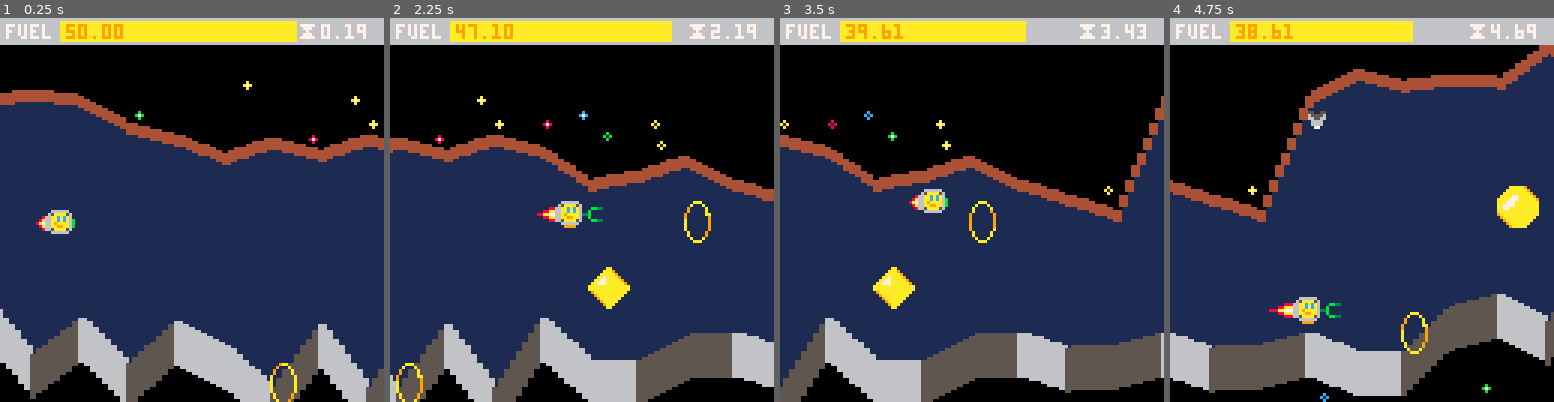
Above: before the commit, frames 1-4 (left to right).
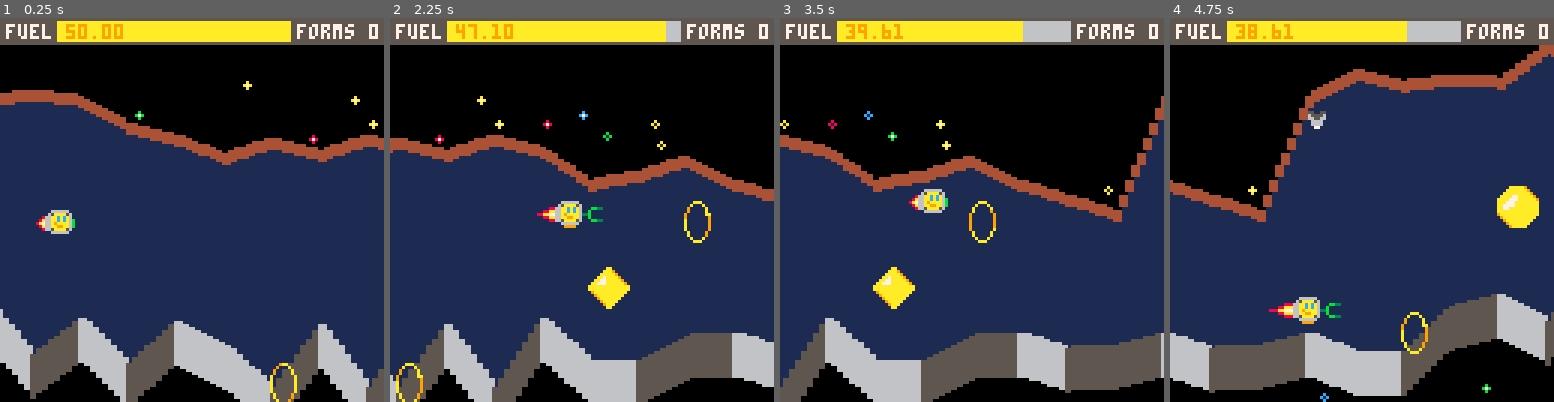
Above: after the commit, the same moments.

Repository: broquaint/pico8-carts
Game: PICO-8 cartridge eggjam3.p8
Same seed, same stepped clock (60 frames per second), same inputs: the game is played once before the commit and once after it.
Inputs:
- Up to frame 1 (0.25 s): no input
- Up to frame 2 (2.25 s): tap X (X key) at 0.33, 1.07, 1.85 s; tap O (Z key) at 0.7, 1.7, 2.1 s; hold Right 1.6-2.1 s; hold Up from 2.15 s (still down)
- Up to frame 3 (3.5 s): release Up at 2.42 s; hold Right 2.47-3.03 s; tap O (Z key) at 2.5, 2.9, 3.3 s; tap X (X key) at 2.97 s; hold Left from 3.08 s (still down)
- Up to frame 4 (4.75 s): release Left at 3.58 s; hold Down 3.63-3.97 s; tap O (Z key) at 3.7, 4.1, 4.5 s; hold Right 4.02-4.68 s; tap X (X key) at 4.08 s; hold Up from 4.73 s (still down)

The runs differ from the first frame. In frame 1, 3.4% of the frame differs, in the area x 0-100%, y 0-8%; in frame 2, 3.5%; in frame 3, 3.4%; in frame 4, 3.5%.

Commit message:
Minor UI rejig
With a view to displaying more text, who doesn't love reading?

Also collecting a form tops up the fuel.

Diff:
--- a/eggjam3.p8
+++ b/eggjam3.p8
@@ -327,7 +327,6 @@
             and (cy0 >= obj.y and cy1 <= (obj.y+obj.spr[4]+4)) then
                obj.collected = true
                collecting_form = obj
-               add(collected_forms, obj)
                player_speed_vert  = 0
                animate(function()
                      obj.dw = obj.spr[3]
@@ -341,6 +340,8 @@
                      end
                      obj.x = -1
                      collecting_form = false
+                     player_fuel = g_fuel_max
+                     add(collected_forms, obj)
                end)
                return g_min_speed
             end
@@ -629,14 +630,17 @@
       draw_ring_half(obj, 'front')
    end
 
-   rectfill(cam_x, 0, cam_x+128, 8, silver)
+   rectfill(cam_x, 0, cam_x+128, 8, dim_grey)
+
    print('fuel ', cam_x+2, 2, white)
-   local fuel_bar_width = 78 * (player_fuel/g_fuel_max)
-   rectfill(cam_x+20, 1, cam_x+20+fuel_bar_width, 7, player_fuel > 15 and yellow or orange)
+   local fuel_bar_width = 77 * (player_fuel/g_fuel_max)
+   local fboffset = cam_x+19
+   rectfill(fboffset, 1, fboffset+77, 7, silver)
+   rectfill(fboffset, 1, fboffset+fuel_bar_width, 7, player_fuel > 15 and yellow or orange)
    print(nice_pos(player_fuel), cam_x+22, 2, player_fuel > 30 and orange or red)
-   print('⧗'..nice_pos(frame_count/30), cam_x+99, 2, white)
-
-   if(DEBUG) print(dumper('<| ', cam_x, ' -> ', cam_speed, ' @> ', player_speed_horiz, ' @^ ', player_speed_vert, ' F',frame_count), cam_x + 2, 11, yellow)
+   print('forms '..#collected_forms, cam_x+99, 2, white)
+
+   if(DEBUG) print(dumper('<| ', cam_x, ' -> ', cam_speed, ' @> ', player_speed_horiz, ' @^ ', player_speed_vert, ' F',frame_count), cam_x + 2, 122, yellow)
 end
 
 __gfx__
